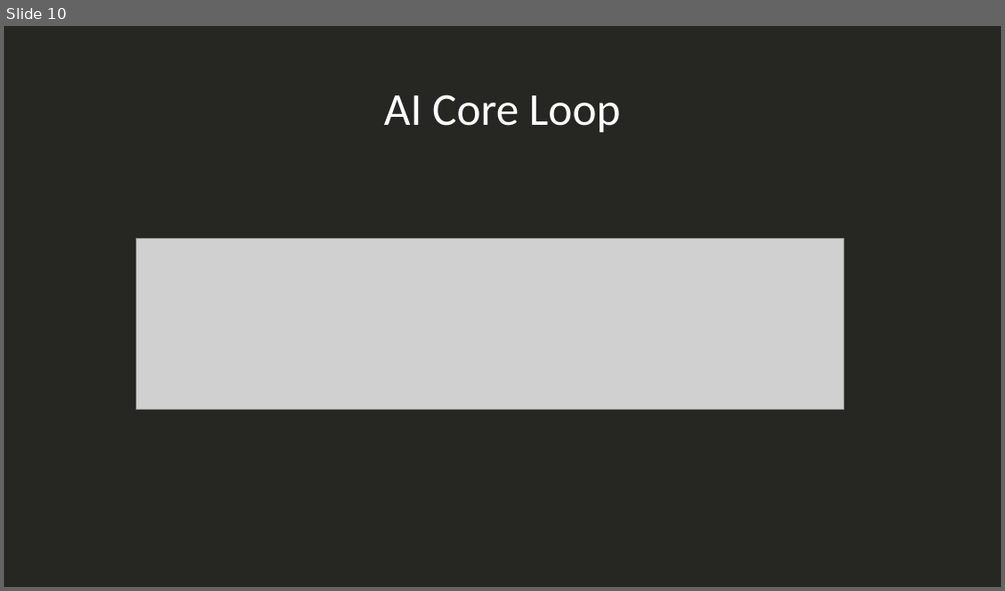
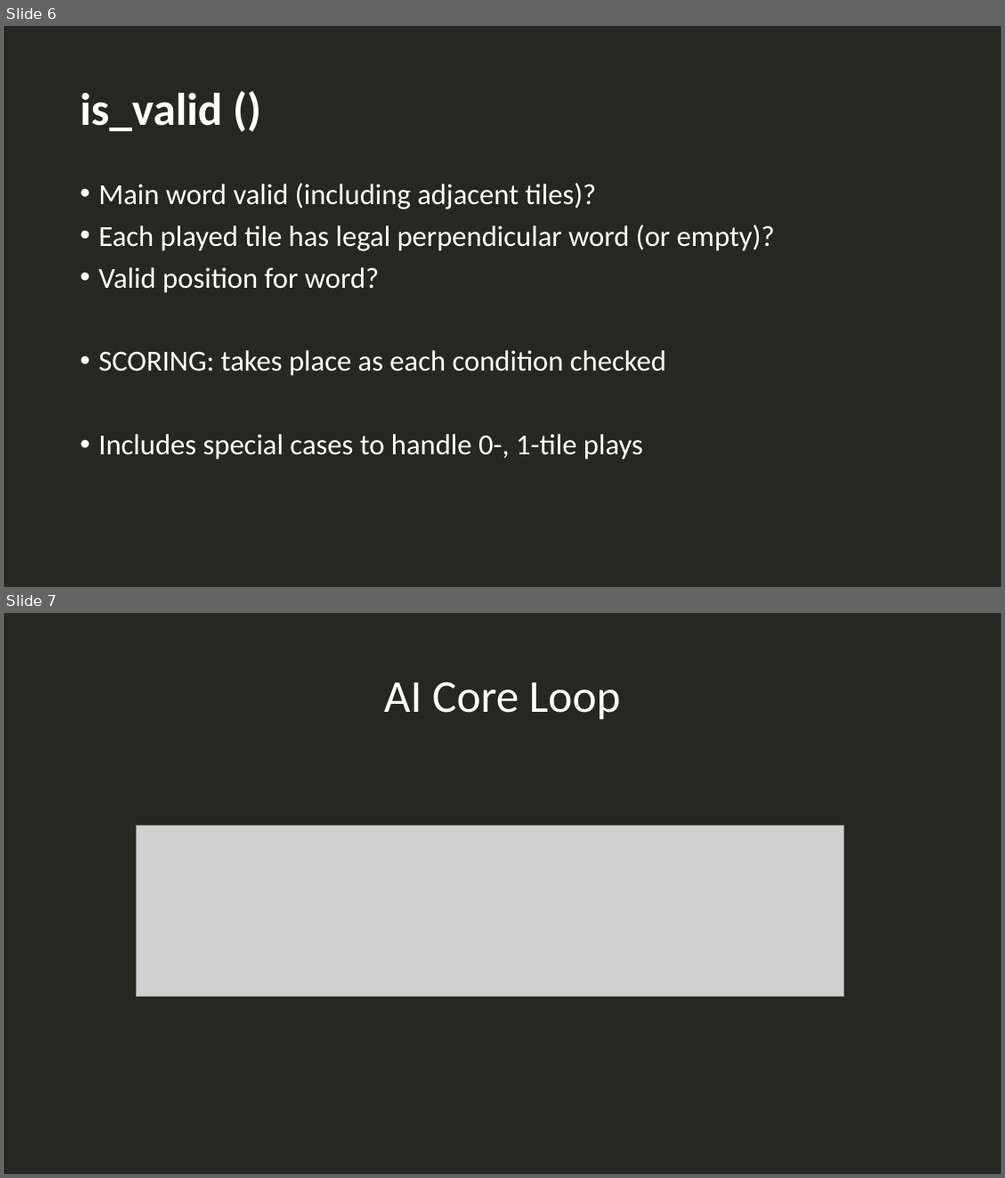
Before and after one commit to maya-mi/Scrabble, a slide deck: pres.pptx. Shown one above the other, each under a label of ours: slide 10 before the commit, slides 6 and 7 after it. The pictures are 1005x591 and 1005x1178 pixels, drawn with LibreOffice and Linux fonts; fonts in the diff are those of the drawing; grey boxes stand for pictures. Boxes give left, top, right and bottom in pixels: in the first picture for what was removed or moved away, otherwise in the second. Text is boxed around its words. In the diff, an @@ line names an element or a change of style, - is before the commit and + after.

```diff
--- a/pres.pptx
+++ b/pres.pptx
@@ slide 6 added at <box>4,26,1001,587</box>, background #262722 @@
@@ title added at <box>80,93,222,131</box>, 44 pt, text #FFFFFF, bold @@
+is_valid ()
@@ text added at <box>98,183,775,459</box>, 28 pt, text #FFFFFF @@
+• Main word valid (including adjacent tiles)?
+• Each played tile has legal perpendicular word (or empty)?
+• Valid position for word?
+• SCORING: takes place as each condition checked
+• Includes special cases to handle 0-, 1-tile plays
@@ what was slide 10 is now slide 7 @@
```
Also in this commit, not shown: 4 other slides added, 1 slide removed.
